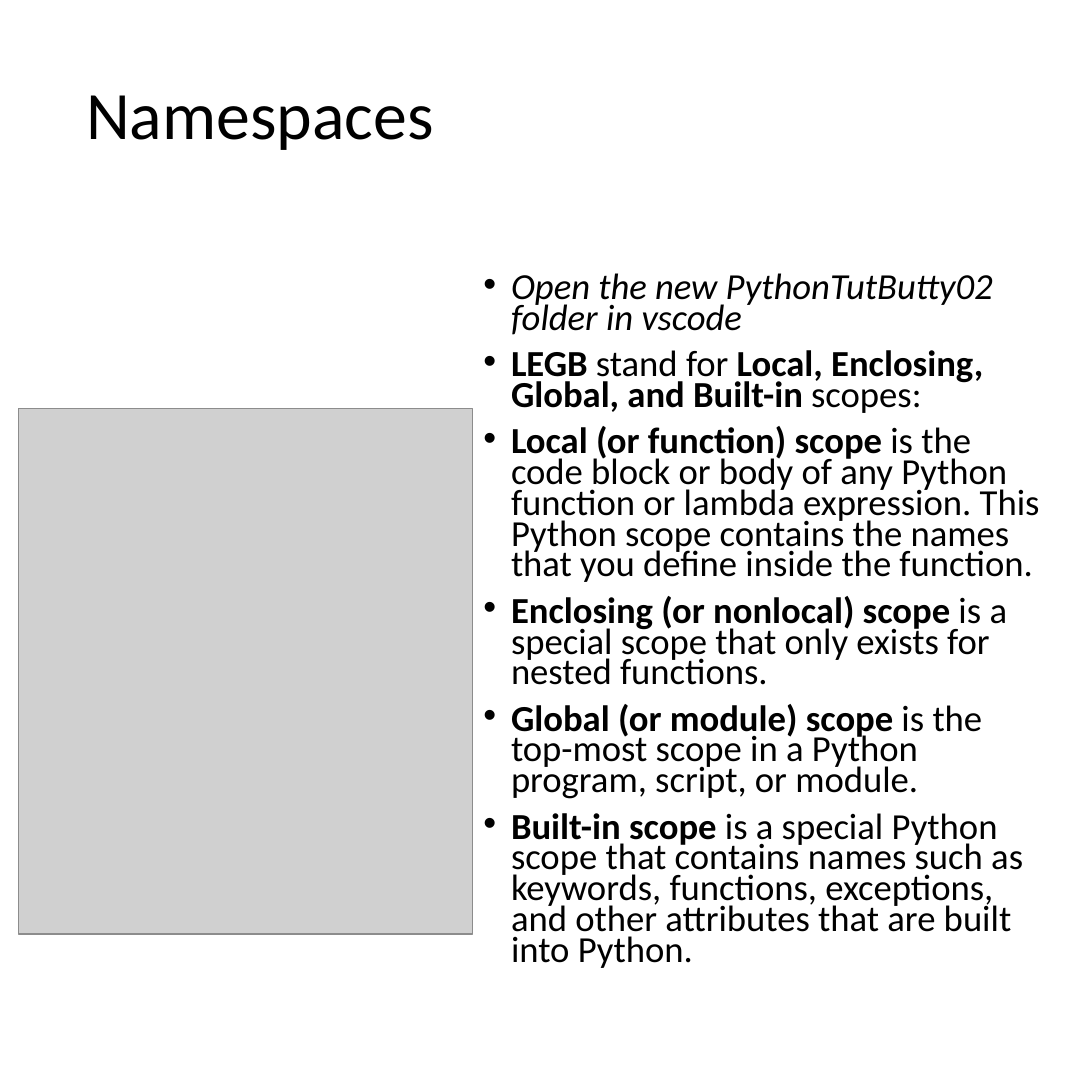
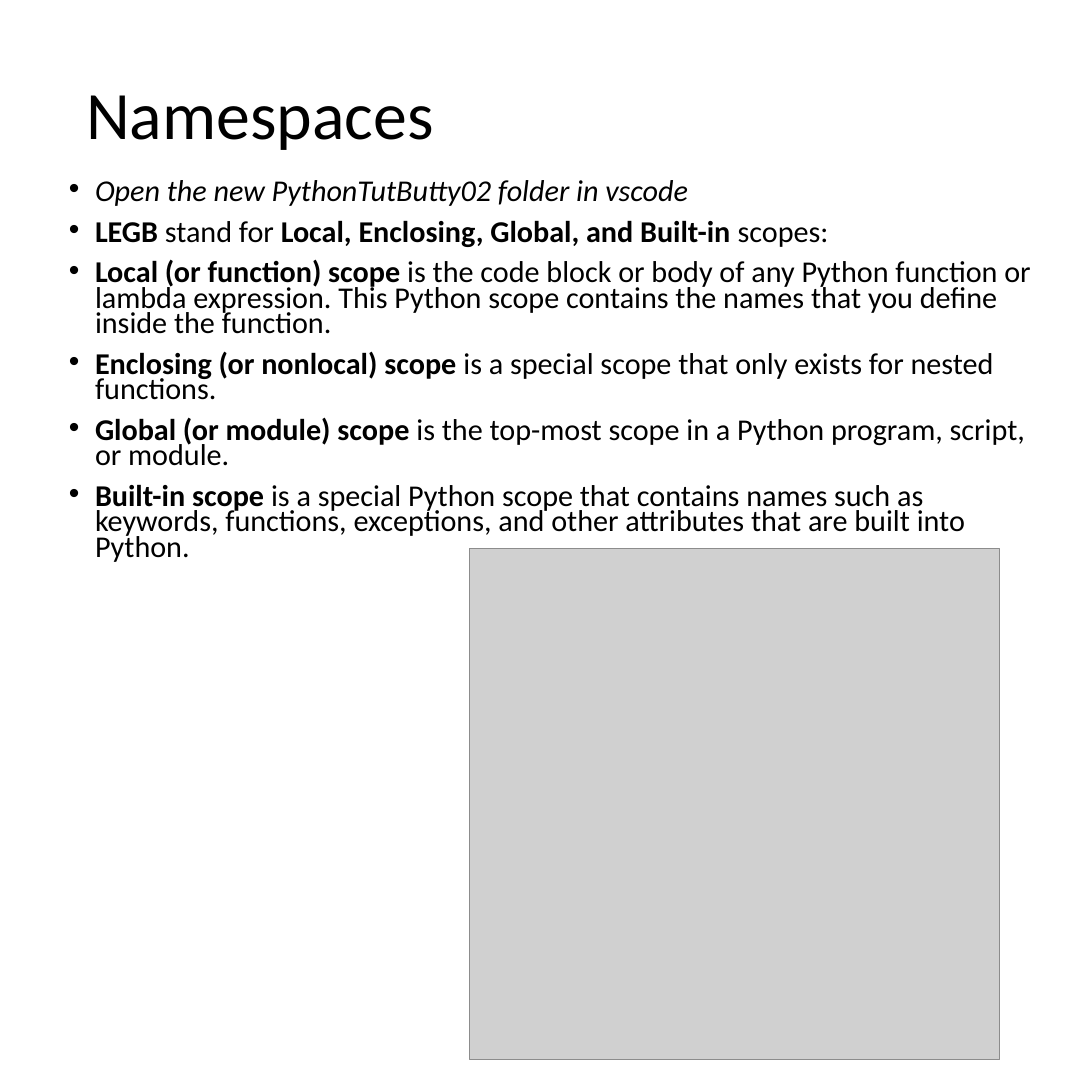
Before and after one commit to mrkbutty/PythonTutButty01, a slide deck: slide 34 of PyTut1_Intro.pptx. Drawn at 1092x1092 pixels with LibreOffice and Linux fonts; fonts in the diff are those of the drawing; grey boxes stand for pictures. Boxes give left, top, right and bottom in pixels: in the first picture for what was removed or moved away, otherwise in the second. Text is boxed around its words. In the diff, an @@ line names an element or a change of style, - is before the commit and + after.

```diff
--- a/PyTut1_Intro.pptx
+++ b/PyTut1_Intro.pptx
@@ text "Open the new PythonTutButty02 folder ...": place and size @@
-text "Open the new PythonTutButty02 folder ..." at <box>511,273,1040,968</box>
+text "Open the new PythonTutButty02 folder ..." at <box>95,180,1030,562</box>
@@ text "Open the new PythonTutButty02 folder ..." at <box>95,180,1030,562</box>: size 23.8 to 19.6 pt; indent changed @@
@@ picture: place and size @@
-picture at <box>19,408,473,934</box>
+picture at <box>469,548,1000,1059</box>
```
Also in this commit, not shown: 3 other slides changed, 1 slide added, 3 slides removed, 4 other files.
